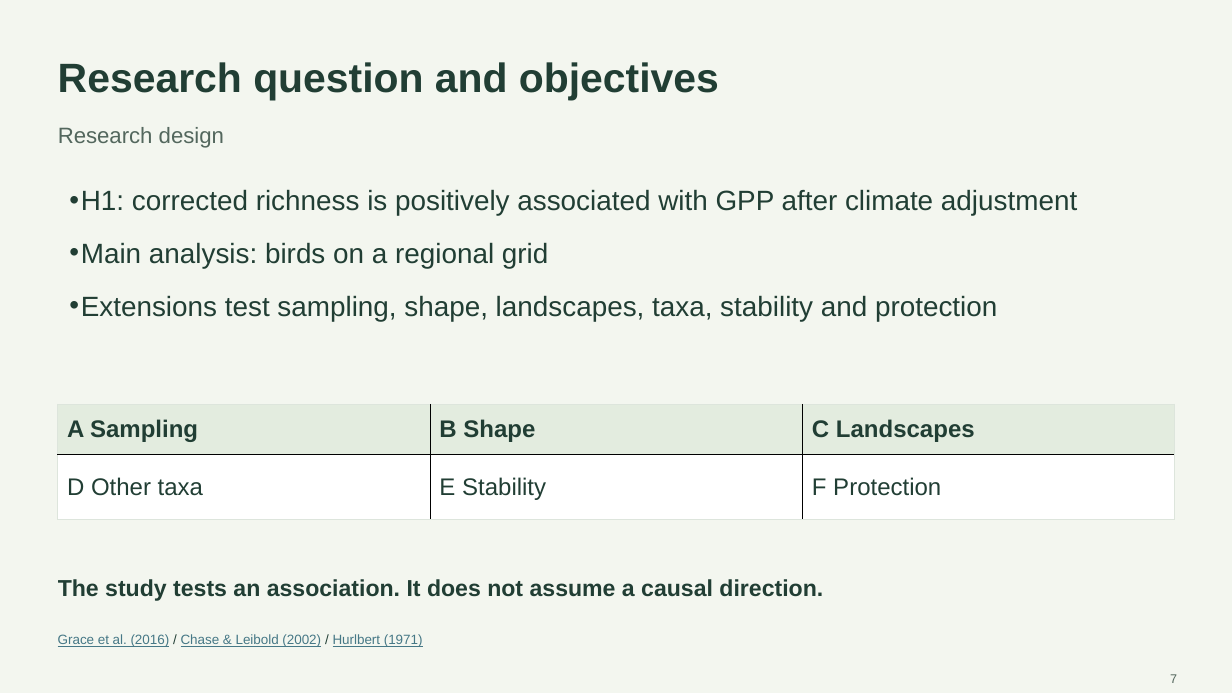
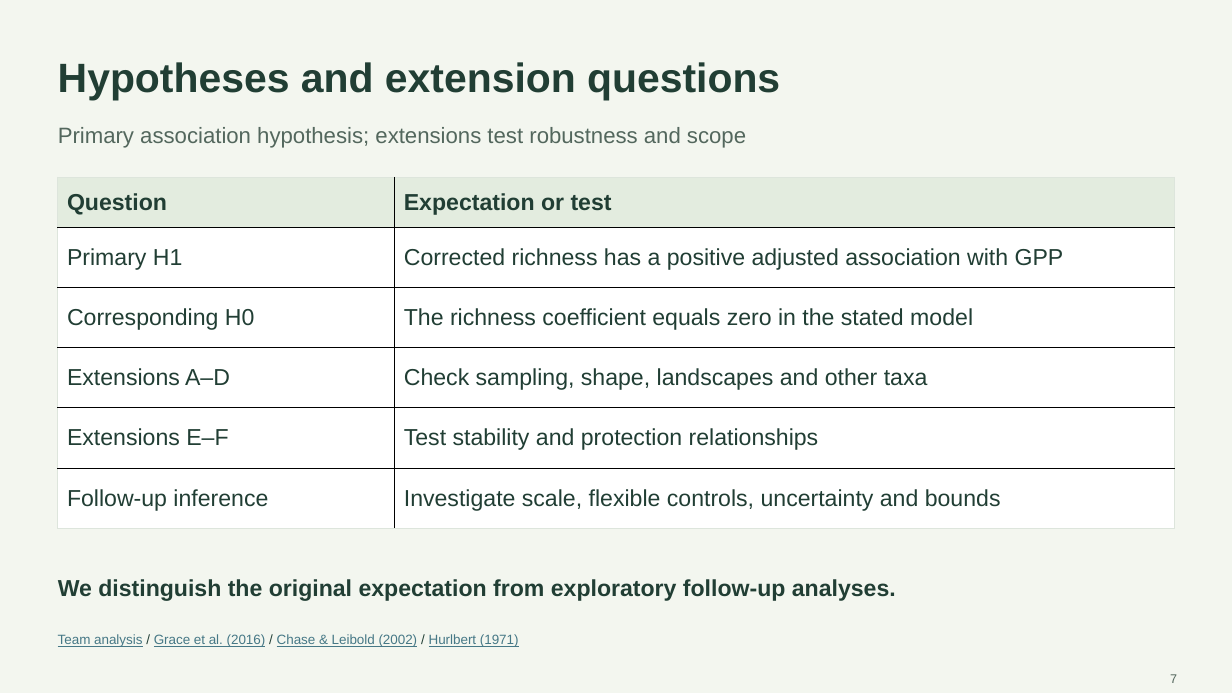
Before and after one commit to Devansh061105/Course-Project-EVST, a slide deck: slide 7 of presentation/final/Final_Evaluation_Biodiversity_Productivity.pptx. Drawn at 1232x693 pixels with LibreOffice and Linux fonts; fonts in the diff are those of the drawing. Boxes give left, top, right and bottom in pixels: in the first picture for what was removed or moved away, otherwise in the second. Text is boxed around its words. In the diff, an @@ line names an element or a change of style, - is before the commit and + after.

```diff
--- a/presentation/final/Final_Evaluation_Biodiversity_Productivity.pptx
+++ b/presentation/final/Final_Evaluation_Biodiversity_Productivity.pptx
@@ text at [58,62,780,101]: text changed @@
-Research question and objectives
+Hypotheses and extension questions
@@ text at [58,127,746,148]: text changed @@
-Research design
+Primary association hypothesis; extensions test robustness and scope
@@ table added at [57,177,1175,529], 6 rows, 2 columns @@
+Question | Expectation or test
+Primary H1 | Corrected richness has a positive adjusted association with GPP
+Corresponding H0 | The richness coefficient equals zero in the stated model
+Extensions A–D | Check sampling, shape, landscapes and other taxa
+Extensions E–F | Test stability and protection relationships
+Follow-up inference | Investigate scale, flexible controls, uncertainty and bounds
@@ text removed at [81,189,1077,321] @@
-• H1: corrected richness is positively associated with GPP after climate adjustment
-• Main analysis: birds on a regional grid
-• Extensions test sampling, shape, landscapes, taxa, stability and protection
@@ table removed at [57,405,1174,520], 2 rows, 3 columns @@
-A Sampling | B Shape | C Landscapes
-D Other taxa | E Stability | F Protection
@@ text at [58,579,896,601]: text changed @@
-The study tests an association. It does not assume a causal direction.
+We distinguish the original expectation from exploratory follow-up analyses.
@@ text at [58,634,519,647]: text changed @@
-Grace et al. (2016) / Chase & Leibold (2002) / Hurlbert (1971)
+Team analysis / Grace et al. (2016) / Chase & Leibold (2002) / Hurlbert (1971)
```
Also in this commit, not shown: 29 other slides changed, 9 slides added, 5 slides removed, 6 other files.
